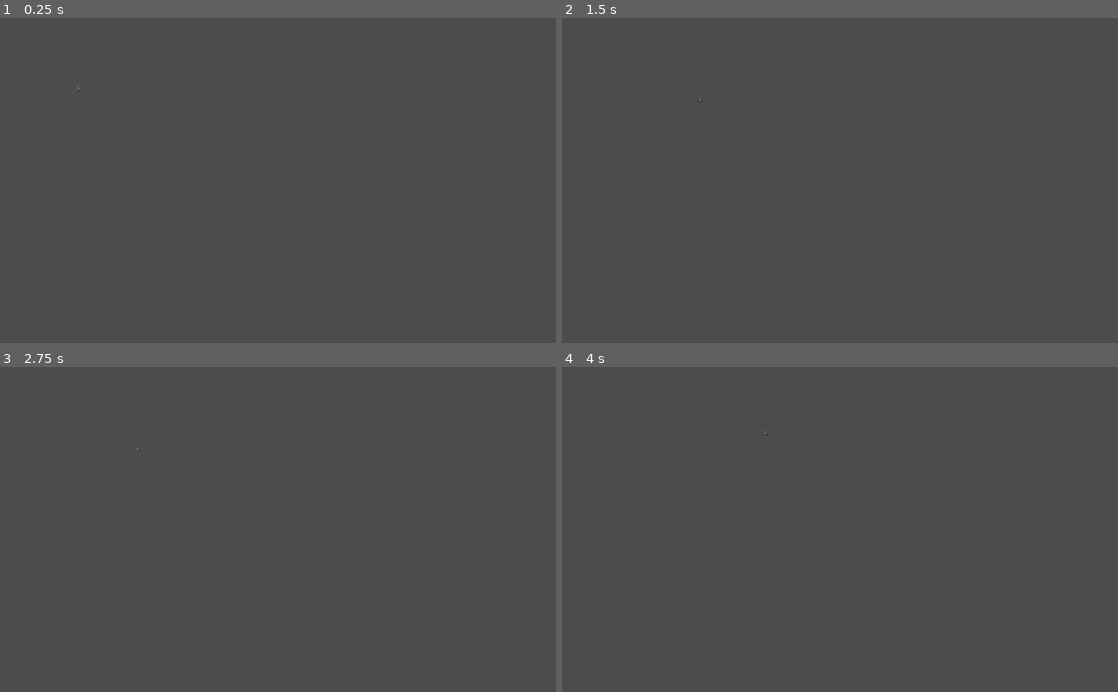
Above: before the commit, frames 1-4 (two rows, left to right).
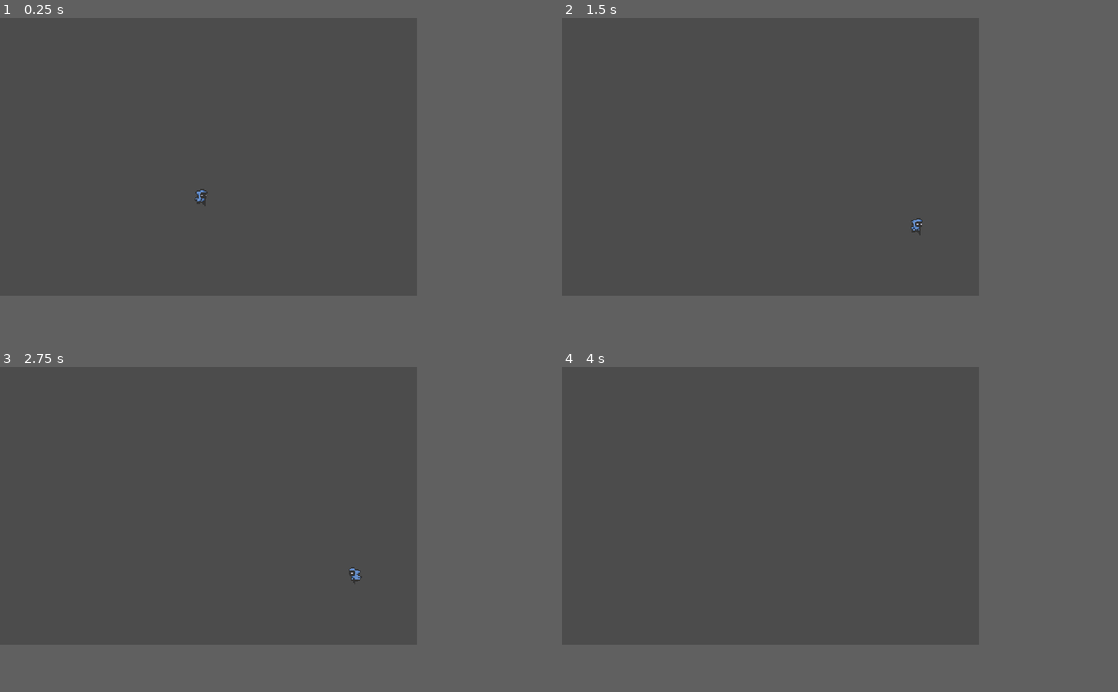
Above: after the commit, the same moments.

Repository: riltho1/Godot-repository
Game: Godot game, scene res://World.tscn
Same seed, same stepped clock (60 frames per second), same inputs: the game is played once before the commit and once after it. The project has no main scene, so this scene is started directly.
Inputs:
- Up to frame 1 (0.25 s): no input
- Up to frame 2 (1.5 s): hold D (right) from 0.53 s (still down); tap W (jump) at 0.6, 0.77, 1.07, 1.35 s
- Up to frame 3 (2.75 s): tap W (jump) at 1.52, 1.82, 2.1 s; release D (right) at 2.03 s; hold A (left) from 2.03 s (still down)
- Up to frame 4 (4 s): release A (left) at 2.78 s; hold D (right) from 2.78 s (still down); tap W (jump) at 2.85, 3.02, 3.32, 3.6, 3.77 s
In our replay, the window is 800x468 before the commit and 600x400 after it. These sizes can differ from the game's own. Grey fills any space a smaller window leaves; there, only what the larger window draws over its background counts as a difference.

The runs differ from the first frame. In frame 1, less than 0.1% of the frame differs, in the area x 13-38%, y 20-58%; in frame 2, less than 0.1%; in frame 3, less than 0.1%; in frame 4, less than 0.1%.

Commit message:
Tiles started animations working

Diff:
--- a/Character Control/Scenes/Player.gd
+++ b/Character Control/Scenes/Player.gd
@@ -19,19 +19,25 @@
 	pass
 
 func update_animation(anim):
+	if velocity.x < 0:
+		$Sprite.flip_h = true
+	elif velocity.x > 0:
+		$Sprite.flip_h = false
+
 	match(anim):
 		state.FALL:
-			$AnimationPlayer.play("fall")
+			$AnimationPlayer.play("Fall")
 		state.ATTACK:
-			$AnimationPlayer.play("attack")
+			$AnimationPlayer.play("Attack")
 		state.IDLE:
-			$AnimationPlayer.play("idle")
+			$AnimationPlayer.play("Idle")
 		state.JUMP:
-			$AnimationPlayer.play("jump")
+			$AnimationPlayer.play("Jump")
 		state.PUSHING:
-			$AnimationPlayer.play("pushing")
+			$AnimationPlayer.play("Pushing")
 		state.RUNNING:
-			$AnimationPlayer.play("running")
+			$AnimationPlayer.play("Running")
+
 	pass
 
 func handle_state(player_state):
@@ -56,13 +62,11 @@
 		player_state = state.STARTJUMP
 	elif velocity.x != 0:
 		player_state = state.RUNNING
-
 	if not is_on_floor():
 		if velocity.y < 0:
-			state.JUMP
+			player_state = state.JUMP
 		if velocity.y >0:
 			player_state = state.FALL
-
 	handle_state(player_state)
 	update_animation(player_state)
 	#set gravity
--- a/Character Control/World.tscn
+++ b/Character Control/World.tscn
@@ -1,9 +1,35 @@
-[gd_scene load_steps=3 format=2]
+[gd_scene load_steps=5 format=2]
 
 [ext_resource path="res://Player.tscn" type="PackedScene" id=1]
+[ext_resource path="res://Sprites/tileset.png" type="Texture" id=2]
 
 [sub_resource type="RectangleShape2D" id=1]
 extents = Vector2( 199.5, 10 )
+
+[sub_resource type="TileSet" id=2]
+0/name = "tileset.png 0"
+0/texture = ExtResource( 2 )
+0/tex_offset = Vector2( 0, 0 )
+0/modulate = Color( 1, 1, 1, 1 )
+0/region = Rect2( 0, 0, 96, 48 )
+0/tile_mode = 1
+0/autotile/bitmask_mode = 0
+0/autotile/bitmask_flags = [ Vector2( 0, 0 ), 256, Vector2( 0, 1 ), 260, Vector2( 0, 2 ), 4, Vector2( 1, 0 ), 320, Vector2( 1, 1 ), 325, Vector2( 1, 2 ), 5, Vector2( 2, 0 ), 64, Vector2( 2, 1 ), 65, Vector2( 2, 2 ), 1, Vector2( 3, 0 ), 69, Vector2( 3, 1 ), 65, Vector2( 3, 2 ), 321, Vector2( 4, 0 ), 5, Vector2( 4, 2 ), 320, Vector2( 5, 0 ), 261, Vector2( 5, 1 ), 260, Vector2( 5, 2 ), 324 ]
+0/autotile/icon_coordinate = Vector2( 0, 0 )
+0/autotile/tile_size = Vector2( 16, 16 )
+0/autotile/spacing = 0
+0/autotile/occluder_map = [  ]
+0/autotile/navpoly_map = [  ]
+0/autotile/priority_map = [  ]
+0/autotile/z_index_map = [  ]
+0/occluder_offset = Vector2( 0, 0 )
+0/navigation_offset = Vector2( 0, 0 )
+0/shape_offset = Vector2( 0, 0 )
+0/shape_transform = Transform2D( 1, 0, 0, 1, 0, 0 )
+0/shape_one_way = false
+0/shape_one_way_margin = 0.0
+0/shapes = [  ]
+0/z_index = 0
 
 [node name="World" type="Node2D"]
 
@@ -15,3 +41,8 @@
 [node name="CollisionShape2D" type="CollisionShape2D" parent="StaticBody2D"]
 position = Vector2( 185, 166 )
 shape = SubResource( 1 )
+
+[node name="TileMap" type="TileMap" parent="."]
+tile_set = SubResource( 2 )
+cell_size = Vector2( 16, 16 )
+format = 1
--- a/Character Control/project.godot
+++ b/Character Control/project.godot
@@ -12,6 +12,15 @@
 
 config/name="Platformer Practise Set Up"
 config/icon="res://icon.png"
+
+[display]
+
+window/size/width=300
+window/size/height=200
+window/size/test_width=1200
+window/size/test_height=800
+window/stretch/mode="2d"
+window/stretch/aspect="keep"
 
 [importer_defaults]
 
Binary file added: Character Control/Sprites/tileset.png
Not shown, added: Character Control/Sprites/tileset.png.import
